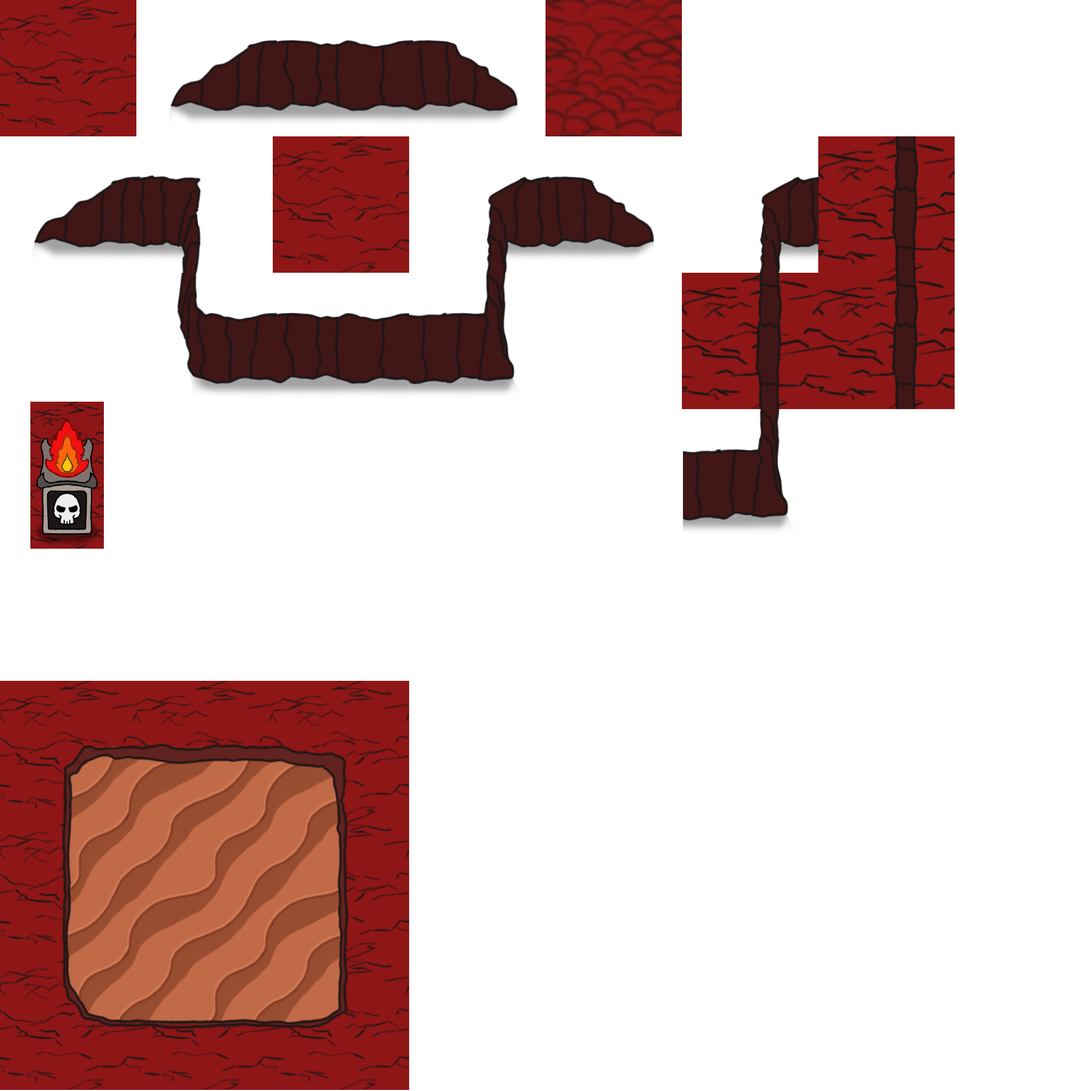
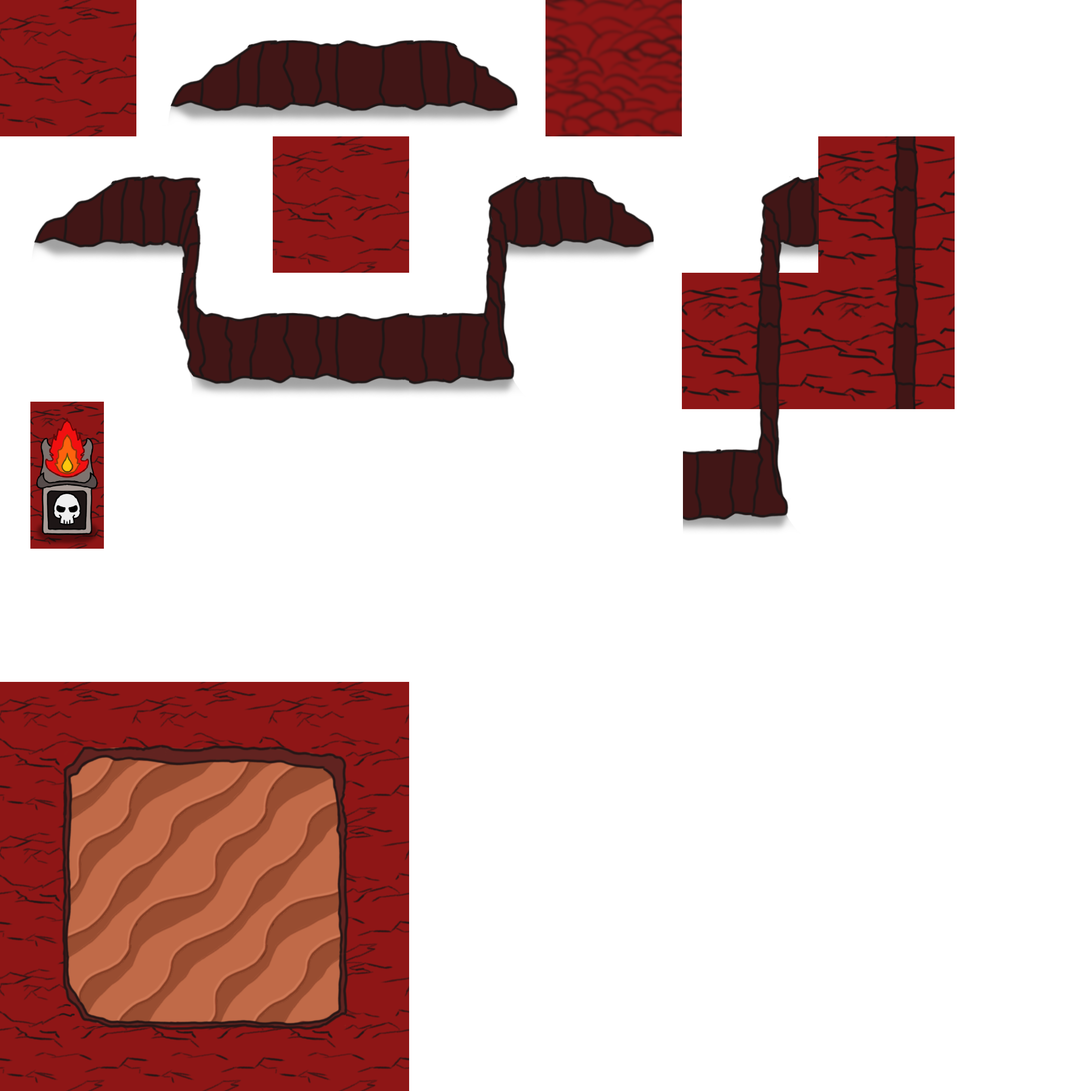
Layer changes from the first w=1091, h=1091 image to the second:
pixels changed over [0, 681, 410, 1091] (layer not identified)
